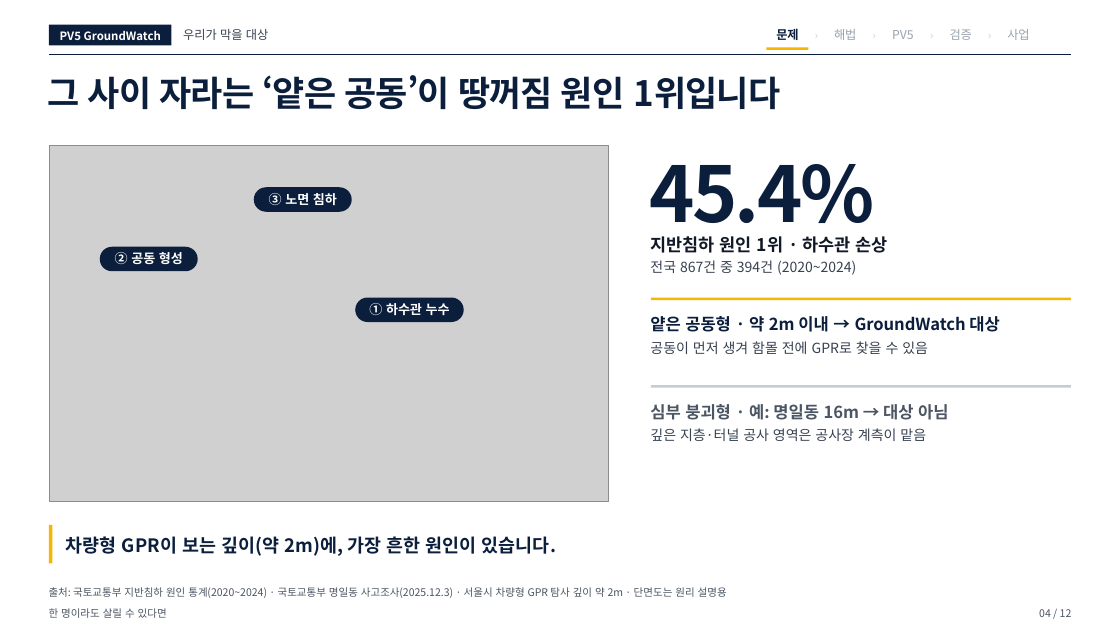
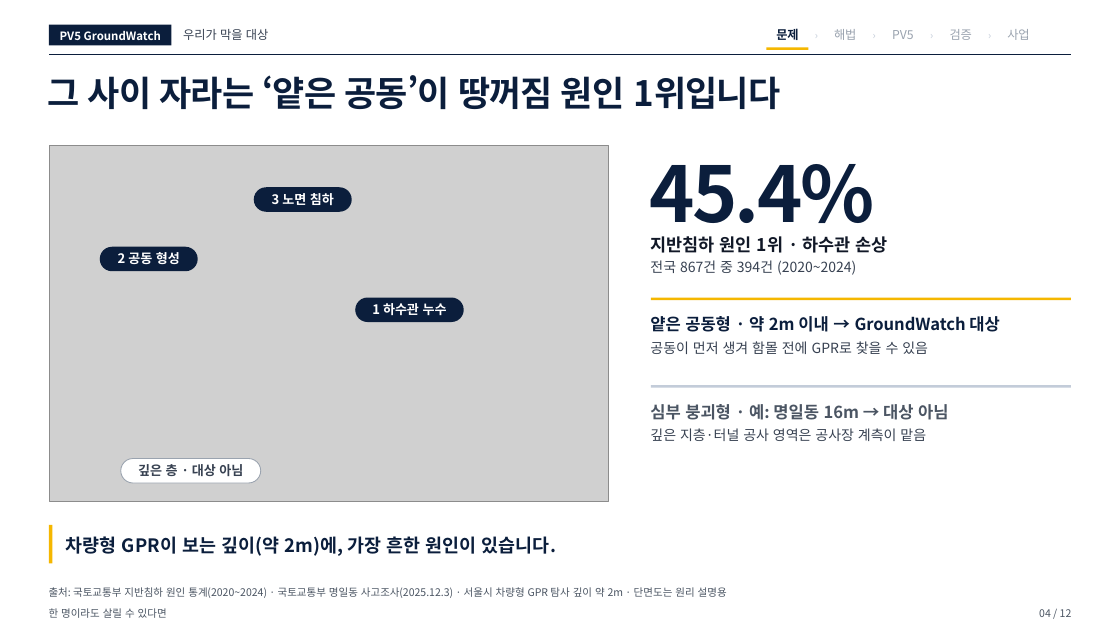
Before and after one commit to woojin-choe/pv5-hose-lab, a slide deck: slide 4 of ppt_all/PV5_GroundWatch_10_22.pptx. Drawn at 1120x630 pixels with LibreOffice and Linux fonts; fonts in the diff are those of the drawing; grey boxes stand for pictures. Boxes give left, top, right and bottom in pixels: in the first picture for what was removed or moved away, otherwise in the second. Text is boxed around its words. In the diff, an @@ line names an element or a change of style, - is before the commit and + after.

```diff
--- a/ppt_all/PV5_GroundWatch_10_22.pptx
+++ b/ppt_all/PV5_GroundWatch_10_22.pptx
@@ text at (x1=272, y1=193, x2=334, y2=205): text changed @@
-③ 노면 침하
+3 노면 침하
@@ text at (x1=118, y1=252, x2=180, y2=264): text changed @@
-② 공동 형성
+2 공동 형성
@@ text at (x1=372, y1=303, x2=447, y2=315): text changed @@
-① 하수관 누수
+1 하수관 누수
@@ rounded rectangle added at (x1=121, y1=459, x2=261, y2=483), fill #FFFFFF, outline #9AA3AF 0.75 pt @@
@@ text added at (x1=138, y1=464, x2=243, y2=476), 11.2 pt, text #374151, bold @@
+깊은 층 · 대상 아님
```
Also in this commit, not shown: 4 other slides changed, 12 other files.
